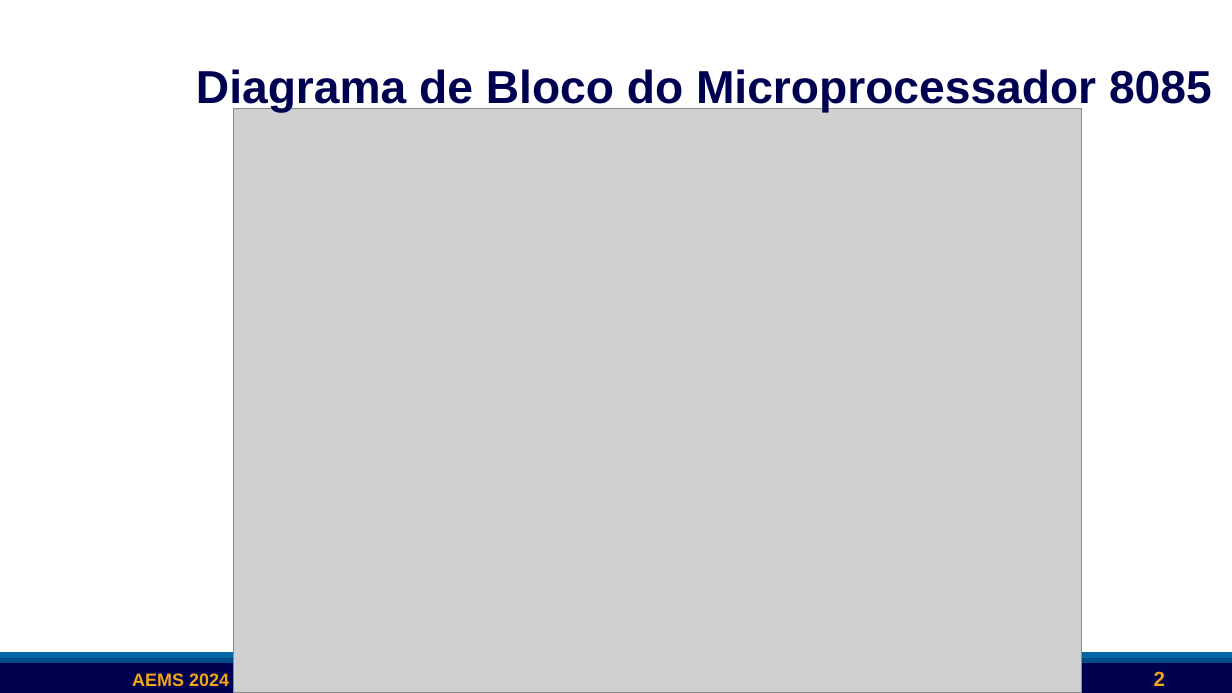
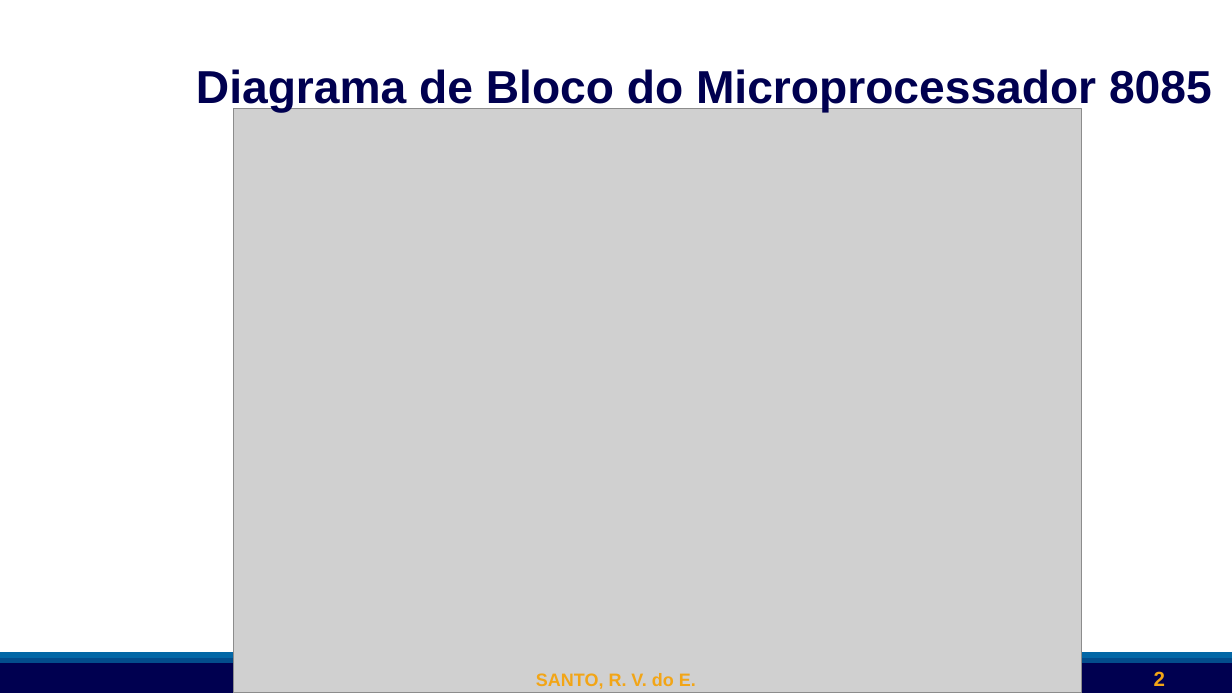
Before and after one commit to Professor-Richard/Linux, a slide deck: slide 2 of Aula-03-arquitetura básica de computadores.pptx. Drawn at 1232x693 pixels with LibreOffice and Linux fonts; fonts in the diff are those of the drawing; grey boxes stand for pictures; background and template pictures are left out. Boxes give left, top, right and bottom in pixels: in the first picture for what was removed or moved away, otherwise in the second. Text is boxed around its words. In the diff, an @@ line names an element or a change of style, - is before the commit and + after.

```diff
--- a/Aula-03-arquitetura básica de computadores.pptx
+++ b/Aula-03-arquitetura básica de computadores.pptx
@@ text removed at bbox=[132, 673, 229, 686] @@
-AEMS 2024
@@ text added at bbox=[536, 673, 696, 689], 14 pt, text #F2A516, bold @@
+SANTO, R. V. do E.
```
Also in this commit, not shown: 24 other slides changed, 1 other file.
